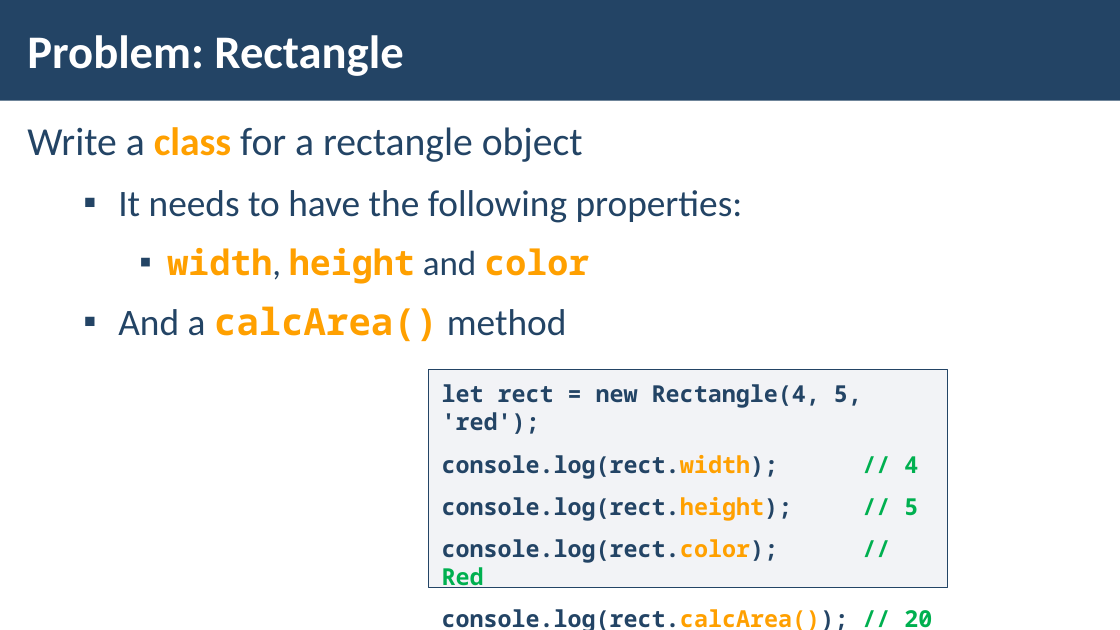
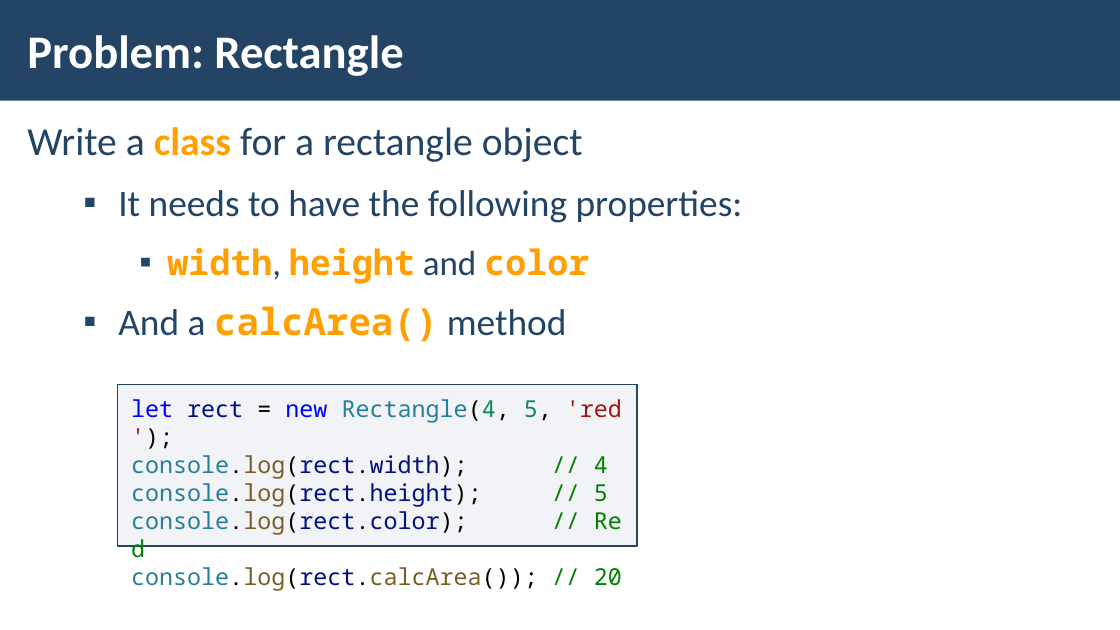
Before and after one commit to ErayErol/Software-University-Courses, a slide deck: slide 9 of JS Advanced - 2019.09.16/07. Classes/LAB/JS-Advanced-JS-Classes.pptx. Drawn at 1120x630 pixels with LibreOffice and Linux fonts; fonts in the diff are those of the drawing; background and template pictures are left out. Boxes give left, top, right and bottom in pixels: in the first picture for what was removed or moved away, otherwise in the second. Text is boxed around its words. In the diff, an @@ line names an element or a change of style, - is before the commit and + after.

```diff
--- a/JS Advanced - 2019.09.16/07. Classes/LAB/JS-Advanced-JS-Classes.pptx
+++ b/JS Advanced - 2019.09.16/07. Classes/LAB/JS-Advanced-JS-Classes.pptx
@@ rectangle "let rect = new Rectangle(4, ...": place and size @@
-rectangle "let rect = new Rectangle(4, ..." at <box>429,370,948,587</box>
+rectangle "let rect = new Rectangle(4, ..." at <box>118,385,637,546</box>
@@ rectangle "let rect = new Rectangle(4, ..." at <box>118,385,637,546</box>: text colour #234465 to #0000FF in "let new"; text colour #234465 to #001080 in "rect", "console.log(rect.width);", "console.log(rect.height);", "console.log(rect.color);" and 1 more places; text colour #234465 to #000000 in "= Rectangle(4, 5, 'red');", "console.log(rect.width);", "console.log(rect.height);", "console.log(rect.color);" and 1 more places; text colour #234465 to #267F99 in "Rectangle(4,", "console.log(rect.width);", "console.log(rect.height);", "console.log(rect.color);" and 1 more places; text colour #234465 to #09885A in "Rectangle(4, 5,"; text colour #234465 to #A31515 in "'red');"; bold off; text colour #234465 to #795E26 in "console.log(rect.width);", "console.log(rect.height);", "console.log(rect.color);", "console.log(rect.calcArea());"; text colour #FFA000 to #001080 in "console.log(rect.width);", "console.log(rect.height);", "console.log(rect.color);"; text colour #00B050 to #008000 in "// 4", "// 5", "// Red", "// 20"; text colour #FFA000 to #795E26, text colour #FFA000 to #000000 in "console.log(rect.calcArea());"; less space between paragraphs @@
```
Also in this commit, not shown: 22 other slides changed, 3 slides removed, 8 other files.
